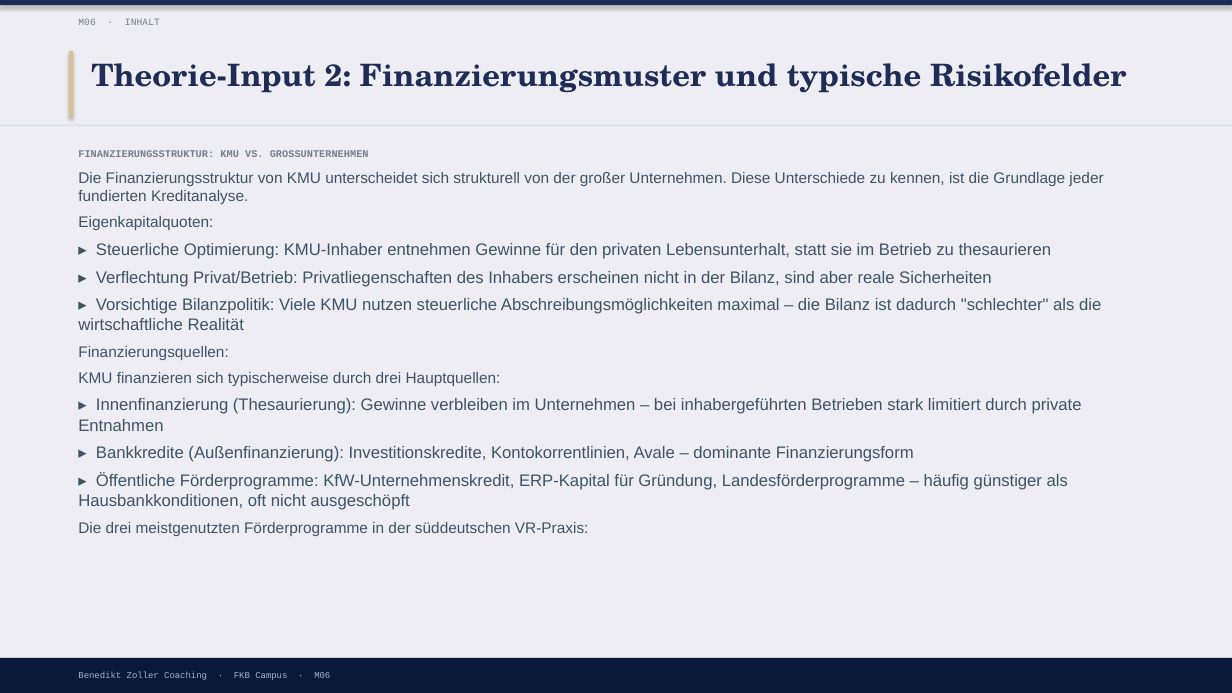
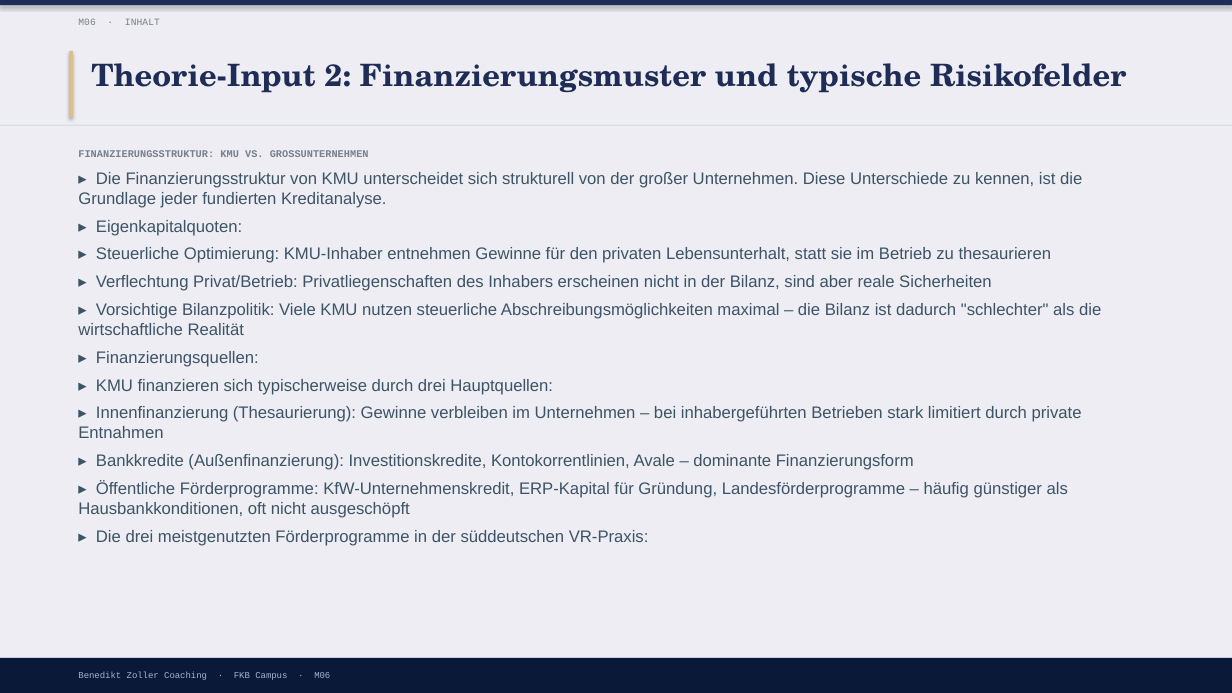
Before and after one commit to ck5rqc47pr-byte/firmenkundenakademie-online, a slide deck: slide 9 of protected-downloads/praesentation/M06.pptx (slide 6 before the commit). Drawn at 1232x693 pixels with LibreOffice and Linux fonts; fonts in the diff are those of the drawing. Boxes give left, top, right and bottom in pixels: in the first picture for what was removed or moved away, otherwise in the second. Text is boxed around its words. In the diff, an @@ line names an element or a change of style, - is before the commit and + after.

```diff
--- a/protected-downloads/praesentation/M06.pptx
+++ b/protected-downloads/praesentation/M06.pptx
@@ text at (78, 172, 1082, 236): text changed; size 12 to 13 pt @@
-Die Finanzierungsstruktur von KMU unterscheidet sich strukturell von der großer Unternehmen. Diese Unterschiede zu kennen, ist die Grundlage jeder fundierten Kreditanalyse.
-Eigenkapitalquoten:
+▸ Die Finanzierungsstruktur von KMU unterscheidet sich strukturell von der großer Unternehmen. Diese Unterschiede zu kennen, ist die Grundlage jeder fundierten Kreditanalyse.
+▸ Eigenkapitalquoten:
@@ text at (96, 351, 553, 395): text changed; size 12 to 13 pt @@
-Finanzierungsquellen:
-KMU finanzieren sich typischerweise durch drei Hauptquellen:
+▸ Finanzierungsquellen:
+▸ KMU finanzieren sich typischerweise durch drei Hauptquellen:
@@ text at (96, 530, 649, 546): text changed; size 12 to 13 pt @@
-Die drei meistgenutzten Förderprogramme in der süddeutschen VR-Praxis:
+▸ Die drei meistgenutzten Förderprogramme in der süddeutschen VR-Praxis:
```
Also in this commit, not shown: 3 other slides changed, 4 slides added, 21 other files.
